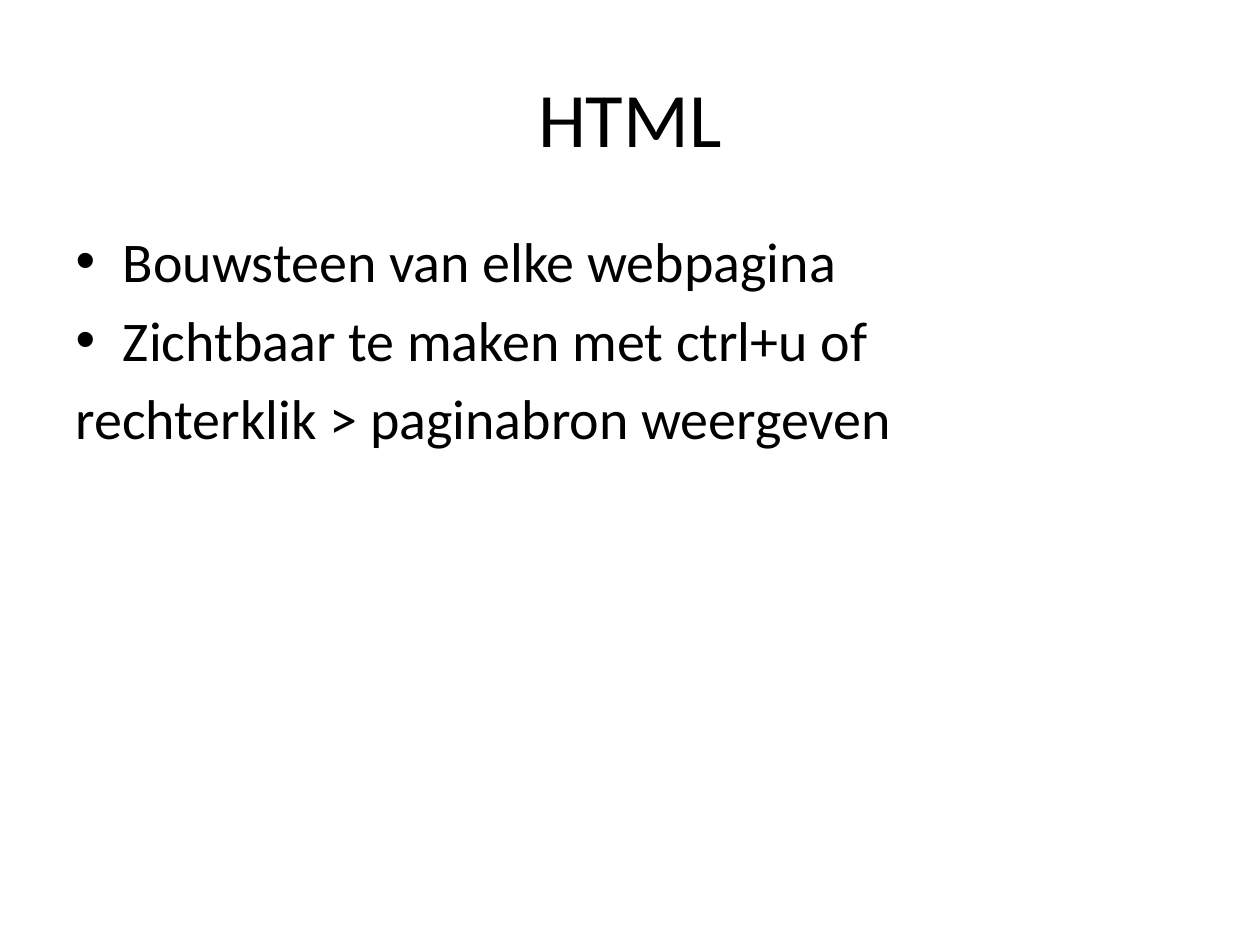
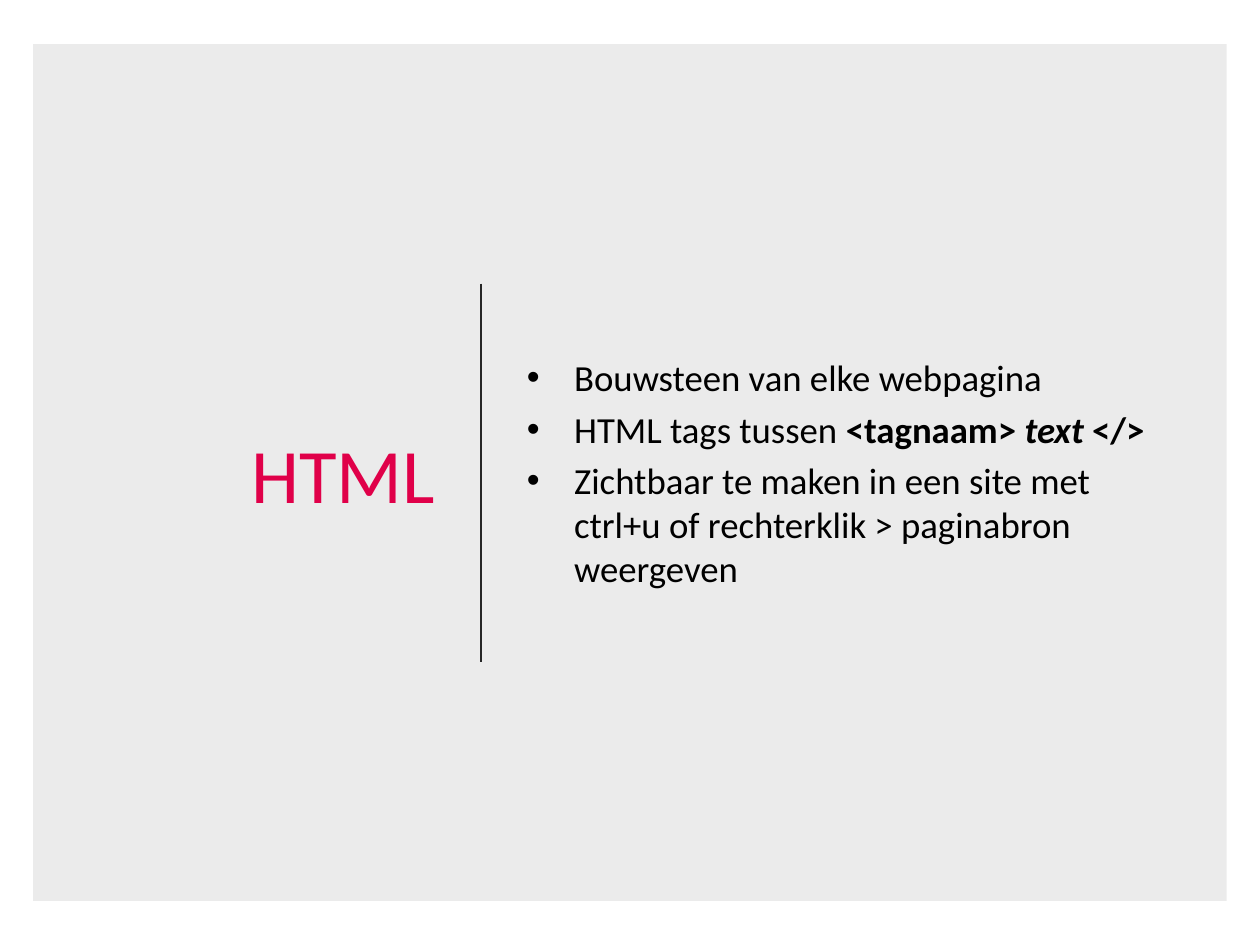
Before and after one commit to Belitili/Workshop-IntroHTML-CSS, a slide deck: slide 3 of Workshop werkdocumenten/Intro HTML en CSS.pptx (slide 2 before the commit). Drawn at 1260x945 pixels with LibreOffice and Linux fonts; fonts in the diff are those of the drawing. Boxes give left, top, right and bottom in pixels: in the first picture for what was removed or moved away, otherwise in the second. Text is boxed around its words. In the diff, an @@ line names an element or a change of style, - is before the commit and + after.

Commit message:
ppt: intro added, added some style, js removed, fixed spelling, minor content changes

```diff
--- a/Workshop werkdocumenten/Intro HTML en CSS.pptx
+++ b/Workshop werkdocumenten/Intro HTML en CSS.pptx
@@ rectangle added at box(33, 44, 1226, 901), fill #000000 at 8% opacity @@
@@ title "HTML": place and size @@
-title "HTML" at box(538, 97, 722, 147)
+title "HTML" at box(251, 453, 435, 503)
@@ title "HTML" at box(251, 453, 435, 503): text colour #000000 to #E00049; alignment centre to right @@
@@ text "Bouwsteen van elke webpagina": place and size @@
-text "Bouwsteen van elke webpagina" at box(76, 243, 891, 449)
+text "Bouwsteen van elke webpagina" at box(574, 365, 1090, 589)
@@ text "Bouwsteen van elke webpagina" at box(574, 365, 1090, 589): vertical alignment top to middle @@
@@ line added from (481, 284) to (481, 662), #262626 1.5 pt @@
@@ text at box(574, 365, 1042, 398): size 32 to 21 pt in "Bouwsteen van elke webpagina"; less space between paragraphs @@
@@ text at box(574, 419, 1090, 589): text changed; size 32 to 21 pt @@
-• Zichtbaar te maken met ctrl+u of
-rechterklik > paginabron weergeven
+• HTML tags tussen <tagnaam> text </>
+• Zichtbaar te maken in een site met ctrl+u of rechterklik > paginabron weergeven
```
Also in this commit, not shown: 21 other slides changed, 1 slide added, 2 slides removed, 2 other files.
